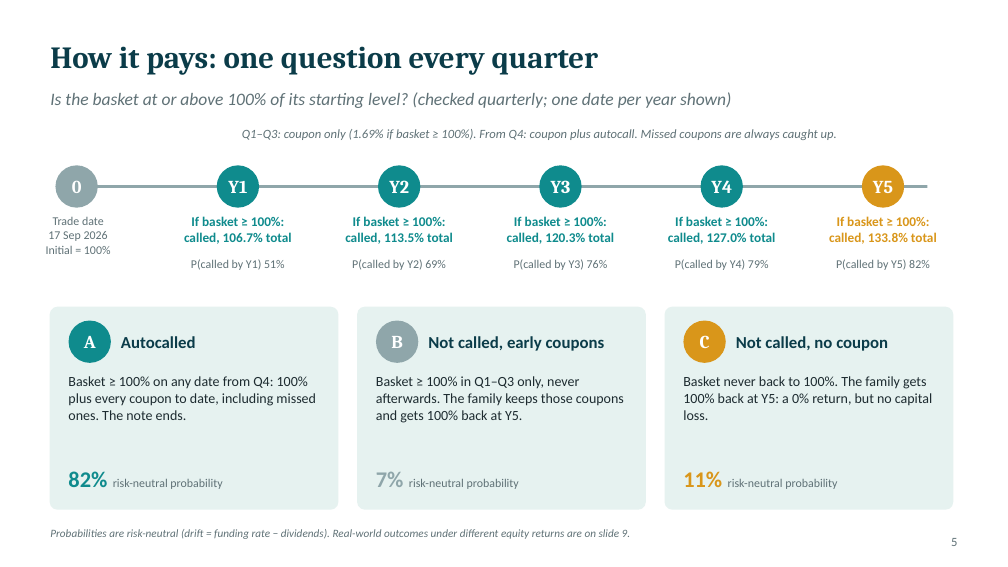
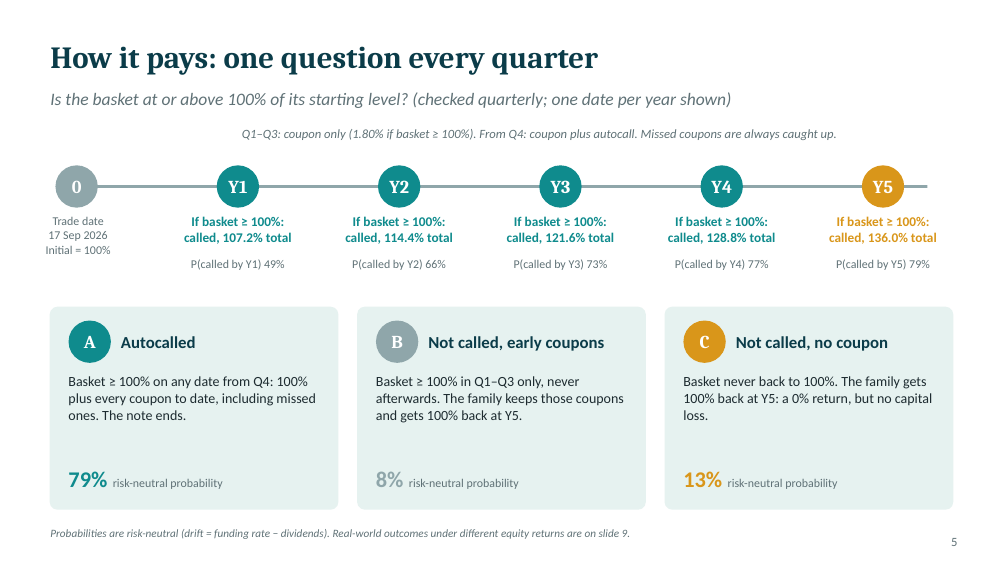
Before and after one commit to benjaminlhl/natixis-case-comp, a slide deck: slide 8 of deck/Asian-Digital-Autocallable-Note.pptx. Drawn at 1008x567 pixels with LibreOffice and Linux fonts; fonts in the diff are those of the drawing. Boxes give left, top, right and bottom in pixels: in the first picture for what was removed or moved away, otherwise in the second. Text is boxed around its words. In the diff, an @@ line names an element or a change of style, - is before the commit and + after.

```diff
--- a/deck/Asian-Digital-Autocallable-Note.pptx
+++ b/deck/Asian-Digital-Autocallable-Note.pptx
@@ text at [242,129,837,140]: text changed @@
-Q1–Q3: coupon only (1.69% if basket ≥ 100%). From Q4: coupon plus autocall. Missed coupons are always caught up.
+Q1–Q3: coupon only (1.80% if basket ≥ 100%). From Q4: coupon plus autocall. Missed coupons are always caught up.
@@ text at [184,232,292,244]: text changed @@
-called, 106.7% total
+called, 107.2% total
@@ text at [345,232,453,244]: text changed @@
-called, 113.5% total
+called, 114.4% total
@@ text at [507,232,614,244]: text changed @@
-called, 120.3% total
+called, 121.6% total
@@ text at [668,232,776,244]: text changed @@
-called, 127.0% total
+called, 128.8% total
@@ text at [829,232,937,244]: text changed @@
-called, 133.8% total
+called, 136.0% total
@@ text at [191,259,285,270]: text changed @@
-P(called by Y1) 51%
+P(called by Y1) 49%
@@ text at [352,259,446,270]: text changed @@
-P(called by Y2) 69%
+P(called by Y2) 66%
@@ text at [514,259,608,270]: text changed @@
-P(called by Y3) 76%
+P(called by Y3) 73%
@@ text at [675,259,769,270]: text changed @@
-P(called by Y4) 79%
+P(called by Y4) 77%
@@ text at [836,259,930,270]: text changed @@
-P(called by Y5) 82%
+P(called by Y5) 79%
@@ text at [68,471,222,489]: text changed @@
-82% risk-neutral probability
+79% risk-neutral probability
@@ text at [376,472,519,489]: text changed @@
-7% risk-neutral probability
+8% risk-neutral probability
@@ text at [683,471,837,489]: text changed @@
-11% risk-neutral probability
+13% risk-neutral probability
```
Also in this commit, not shown: 12 other slides changed, 1 slide added, 1 slide removed, 11 other files.
